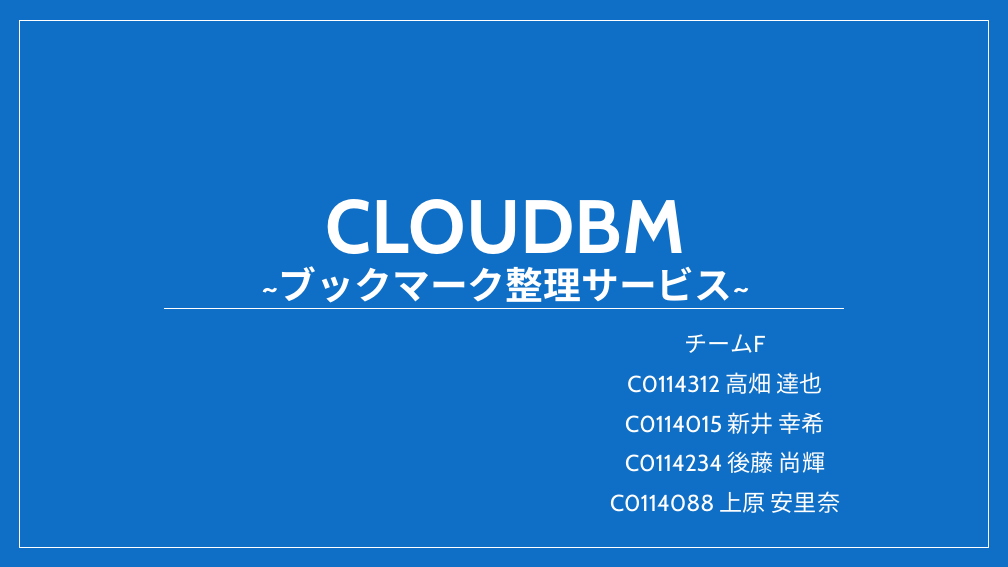
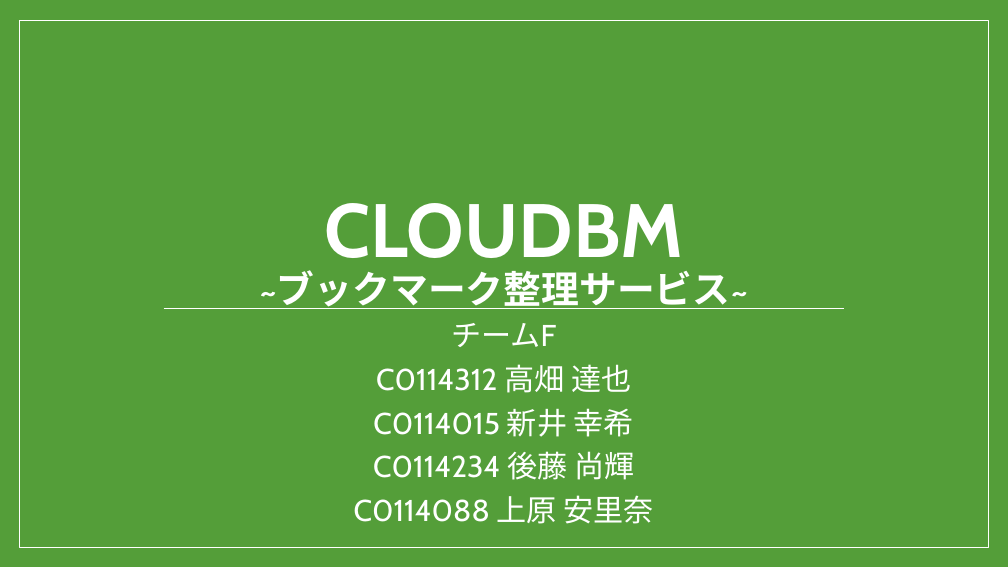
Before and after one commit to Sorarinu/ProjectP2016_F, a slide deck: slide 1 of production-idea/第2回中間発表改定２.pptx. Drawn at 1008x567 pixels with LibreOffice and Linux fonts; fonts in the diff are those of the drawing. Boxes give left, top, right and bottom in pixels: in the first picture for what was removed or moved away, otherwise in the second. Text is boxed around its words. In the diff, an @@ line names an element or a change of style, - is before the commit and + after.

```diff
--- a/production-idea/第2回中間発表改定２.pptx
+++ b/production-idea/第2回中間発表改定２.pptx
@@ background #0F6FC6 to #549E39 @@
@@ rectangle at (19, 20, 988, 547): fill #0F6FC6 to #549E39 @@
@@ title "CLOUDBM ~ブックマーク整理サービス~": place and size @@
-title "CLOUDBM ~ブックマーク整理サービス~" at (261, 199, 750, 303)
+title "CLOUDBM ~ブックマーク整理サービス~" at (259, 203, 748, 309)
@@ subtitle "チームF": place and size @@
-subtitle "チームF" at (610, 334, 840, 513)
+subtitle "チームF" at (354, 323, 654, 524)
@@ subtitle "チームF" at (354, 323, 654, 524): size 22 to 28.7 pt; line spacing 0.9 to 0.8 @@
```
Also in this commit, not shown: 12 other slides changed, 2 slides added.
